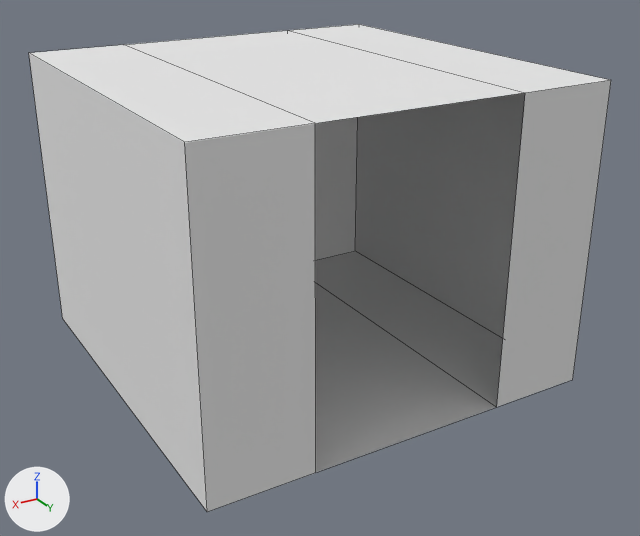
Before and after pictures for a commit that changed the Blender file Assets/Models/map/room_1.blend.
Camera for both pictures: a 50 mm lens placed at (4.17, 5.35, 4.55), pointed at (-0.07, -1.72, 1.01). Lighting does not change. The marker at lower left points along +X, +Y and +Z. Mesh edges are drawn as thin lines.

Script lines for the objects in view, before the commit:
```python
me_cube = bpy.data.meshes.new('Cube')
me_cube.from_pydata(...)  # 16 vertices, 13 faces; spans x -2.0..2.0, y -4.0..0.0, z 0.0..3.0
me_cube.materials.append(mat_material)  # white #e7e7e7
ob_cube = bpy.data.objects.new('Cube', me_cube)
ob_cube.location = (0.0, 0.0, 0.0)
```
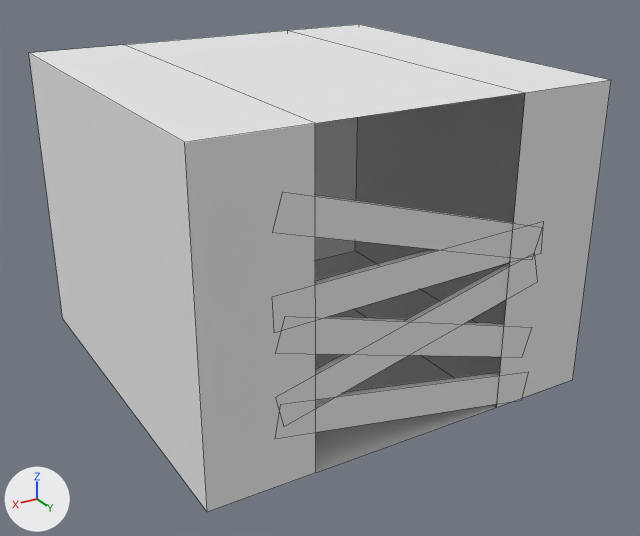
Pixel boxes (x1, y1, x2, y2) of what changed, in the pictures (640 x 536 px):
'planks', added
    after: (315, 195, 522, 432)

Diff of the bpy script that builds the scene:
```diff
--- a/Assets/Models/map/room_1.blend.py
+++ b/Assets/Models/map/room_1.blend.py
@@ me_cube_001 @@
+me_cube_001.from_pydata([(1.27, -0.07, 1.54), (-1.36, -0.07, 0.76), (1.36, -0.07, 1.24), (-1.27, -0.07, 0.46), (1.27, -0.07, 2.53), (-1.36, -0.07, 1.75), (1.36, -0.07, 2.24), (-1.27, -0.07, 1.46), (1.38, -0.07, 1.73), (-1.37, -0.07, 1.81), (1.37, -0.07, 1.42), (-1.38, -0.07, 1.5), (1.32, -0.07, 0.77), (-1.38, -0.07, 0.27), (1.38, -0.07, 0.47), (-1.32, -0.07, -0.03), (1.37, -0.07, 0.85), (-1.29, -0.07, 1.52), (1.29, -0.07, 0.55), (-1.37, -0.07, 1.22)], [], [(0, 1, 3, 2), (4, 5, 7, 6), (8, 9, 11, 10), (12, 13, 15, 14), (16, 17, 19, 18)])
+me_cube_001.materials.append(mat_material)  # white #e7e7e7
@@ ob_planks @@
+ob_planks = bpy.data.objects.new('planks', me_cube_001)
+ob_planks.location = (0.0, 0.0, 0.0)
+_m = ob_planks.modifiers.new('Solidify', 'SOLIDIFY')
+_m.thickness = 0.061
+_m.nonmanifold_thickness_mode = 'FIXED'
+_m.nonmanifold_merge_threshold = 0.0003
```
